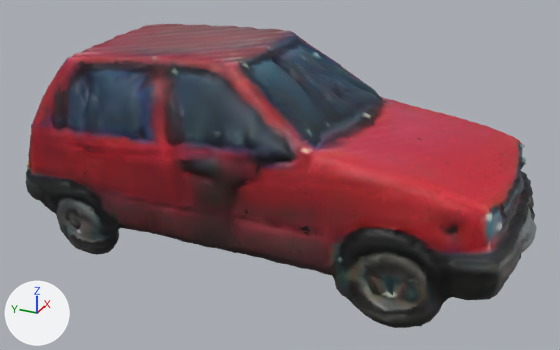
Before and after pictures for a commit that changed the glTF model public/models/maruti_red.glb.
Rendered twice from a camera (50 mm lens) standing at (-4.29, -1.95, 2.67) and looking at (-0.06, -0.04, 0.55). The lights are fixed; the arrows at lower left show +X, +Y and +Z. The picture after the commit comes second. Vertices at exactly the same position are counted once.

Before the edit, the objects in view are built like this:
```python
me_mesh = bpy.data.meshes.new('mesh')
me_mesh.from_pydata(...)  # 6001 vertices, 11998 faces; spans x -0.72..0.72, y -1.67..1.67, z 0.0..1.41
me_mesh.materials.append(mat_photo)  # picture img_texture
ob_body = bpy.data.objects.new('body', me_mesh)
ob_body.location = (0.0, 0.0, 0.0)
```
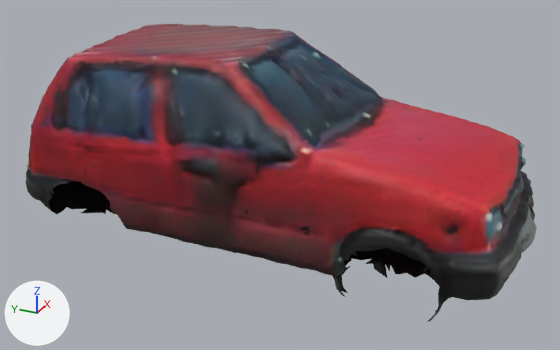
Where the change shows, as pixel boxes (x1, y1, x2, y2) in the pictures (560 x 350 px):
'body', reshaped
    before: (26, 24, 537, 328)
    after: (26, 24, 537, 322)
part 1 of me_mesh, deleted
    before: (336, 250, 439, 328)
part 2 of me_mesh, deleted
    before: (48, 181, 126, 255)

The edits, one by one:
me_mesh is used by ob_body; location (0.0, 0.0, 0.0).
me_mesh had 6001 vertices, 11998 faces and spanned x -0.72..0.72, y -1.67..1.67, z 0.0..1.41.
me_mesh now has 5276 vertices, 10339 faces and spans x -0.72..0.69, y -1.67..1.67, z 0.05..1.41.
me_mesh part 1: 208 vertices removed from x -0.71..-0.5, y -1.24..-0.71, z 0.0..0.53.
me_mesh part 2: 202 vertices removed from x -0.72..-0.51, y 0.83..1.35, z 0.0..0.53.
Other edits to the shape of me_mesh do not show in these pictures.
